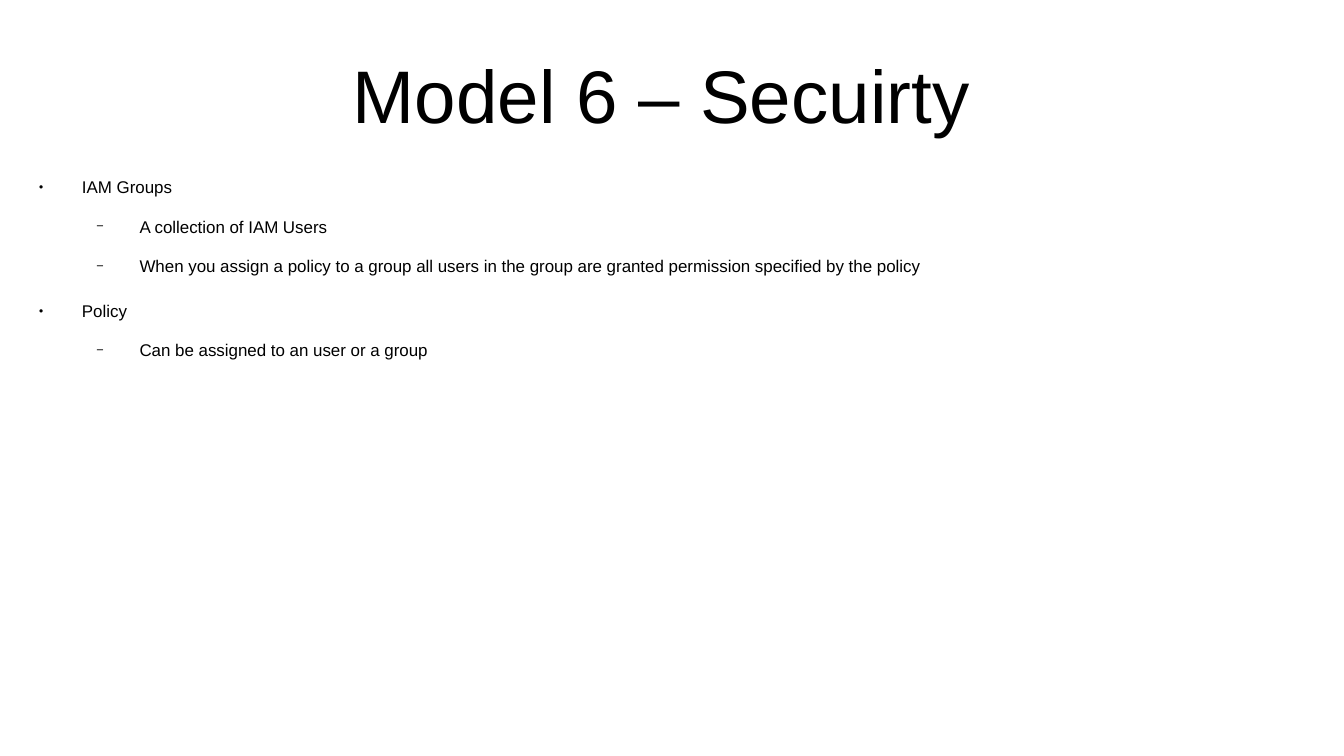
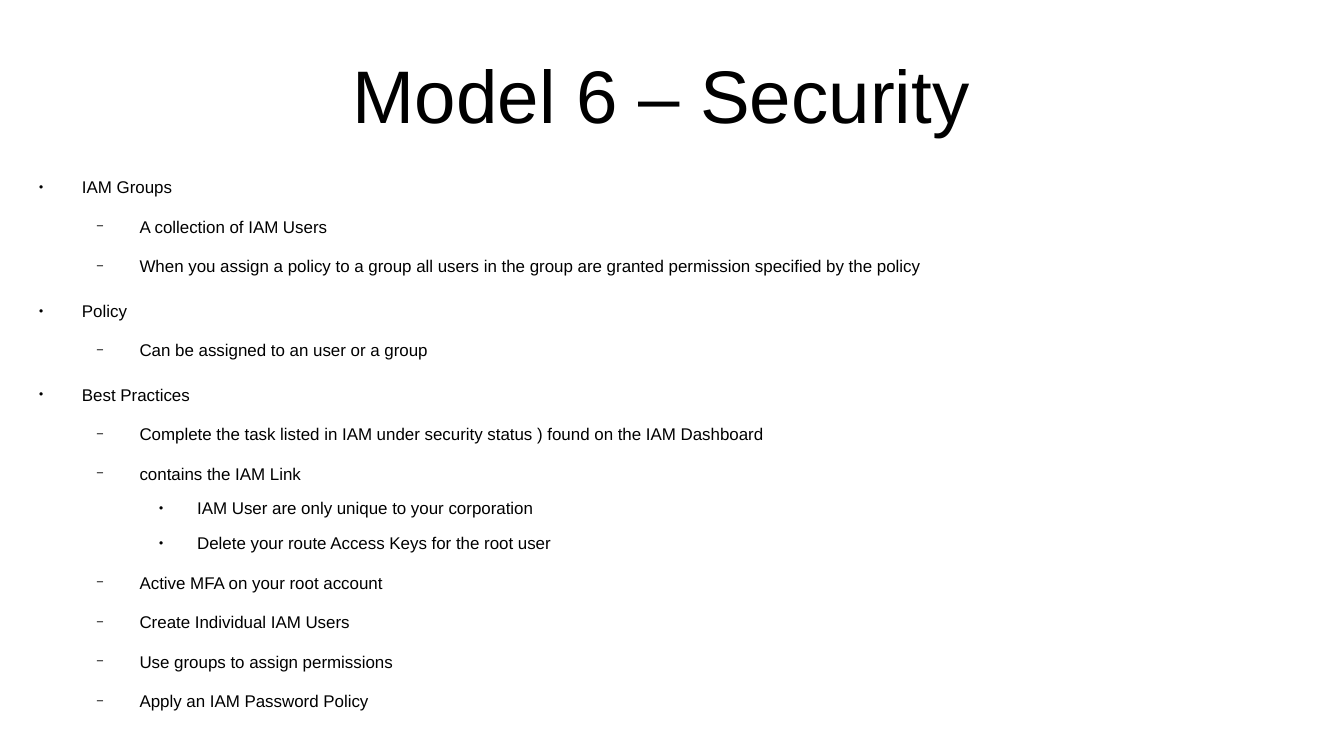
Before and after one commit to CharlesStockman/notesFromCourses, a slide deck: slide 71 of aws/cloud_practitioner/AWS.odp (slide 53 before the commit). Drawn at 1344x756 pixels with LibreOffice and Linux fonts; fonts in the diff are those of the drawing. Boxes give left, top, right and bottom in pixels: in the first picture for what was removed or moved away, otherwise in the second. Text is boxed around its words. In the diff, an @@ line names an element or a change of style, - is before the commit and + after.

```diff
--- a/aws/cloud_practitioner/AWS.odp
+++ b/aws/cloud_practitioner/AWS.odp
@@ title at (x1=353, y1=69, x2=969, y2=137): text changed @@
-Model 6 – Secuirty
+Model 6 – Security
@@ text at (x1=82, y1=388, x2=764, y2=711): paragraphs added @@
+● Best Practices
+  − Complete the task listed in IAM under security status ) found on the IAM Dashboard
+  − contains the IAM Link
+    ● IAM User are only unique to your corporation
+    ● Delete your route Access Keys for the root user
+  − Active MFA on your root account
+  − Create Individual IAM Users
+  − Use groups to assign permissions
+  − Apply an IAM Password Policy
```
Also in this commit, not shown: 24 other slides changed, 21 slides added, 21 slides removed, 10 other files.
